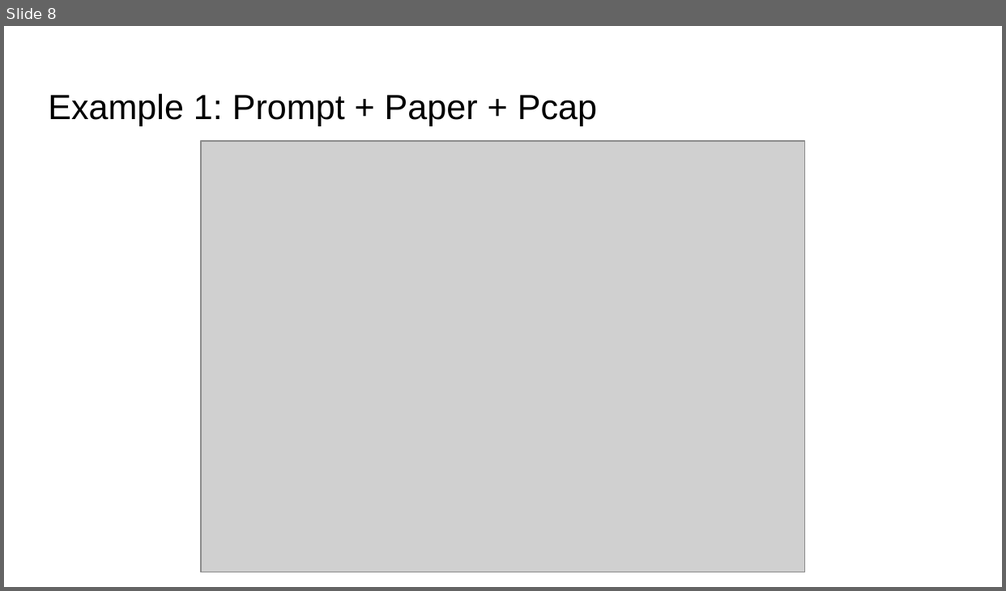
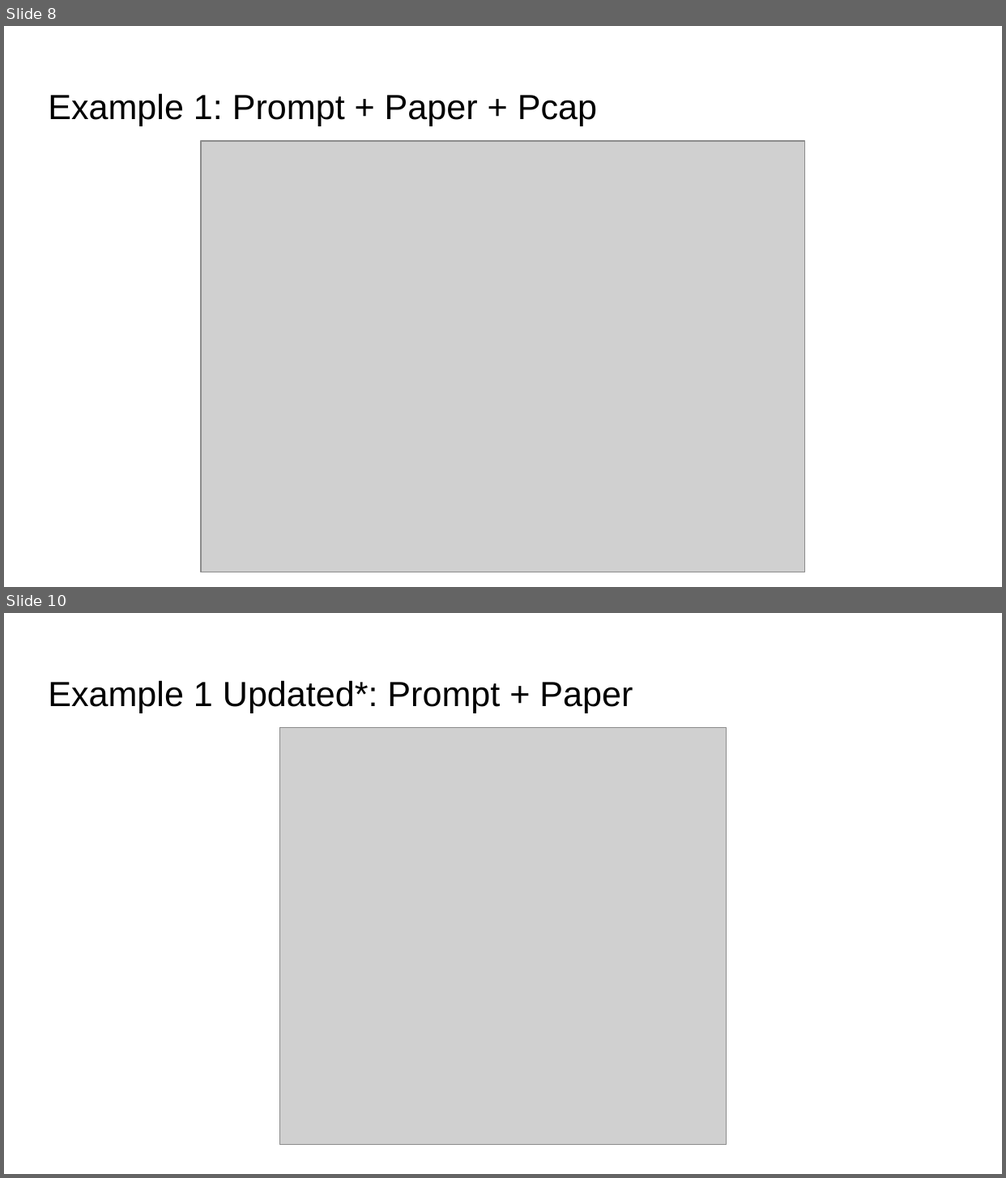
Before and after one commit to gshachar12/auto-diagram, a slide deck: Auto diagram.pptx. Shown one above the other, each under a label of ours: slide 8 before the commit, slides 8 and 10 after it; the slides between them are not shown. The pictures are 1006x591 and 1006x1178 pixels, drawn with LibreOffice and Linux fonts; fonts in the diff are those of the drawing; grey boxes stand for pictures. Boxes give left, top, right and bottom in pixels: in the first picture for what was removed or moved away, otherwise in the second. Text is boxed around its words. In the diff, an @@ line names an element or a change of style, - is before the commit and + after.

```diff
--- a/Auto diagram.pptx
+++ b/Auto diagram.pptx
@@ slide 10 added at <box>4,613,1002,1174</box>, background #FFFFFF @@
@@ title added at <box>48,680,633,713</box>, 25.2 pt, text #000000 @@
+Example 1 Updated*: Prompt + Paper
@@ picture added at <box>279,728,726,1145</box> @@
```
Also in this commit, not shown: 2 other slides added.
